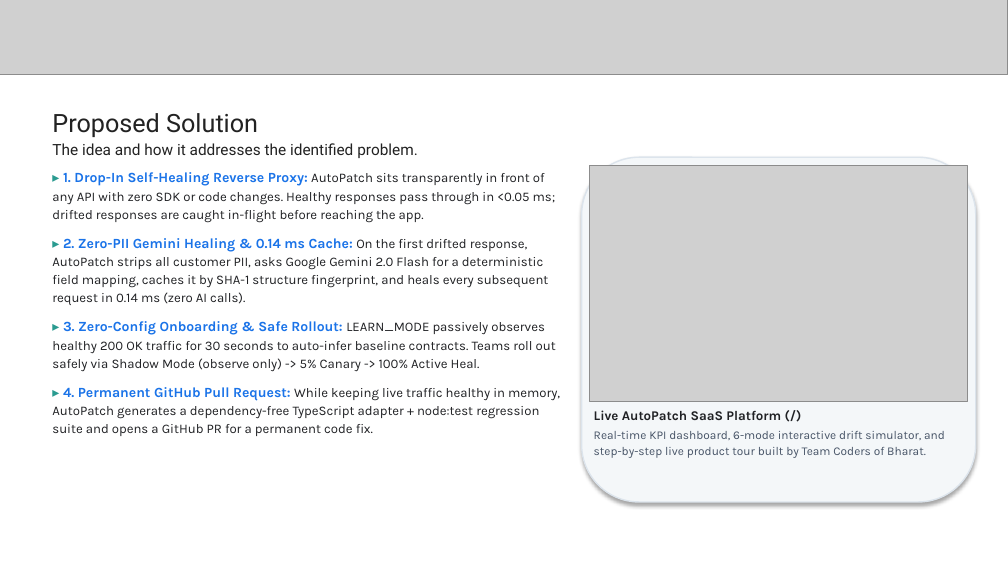
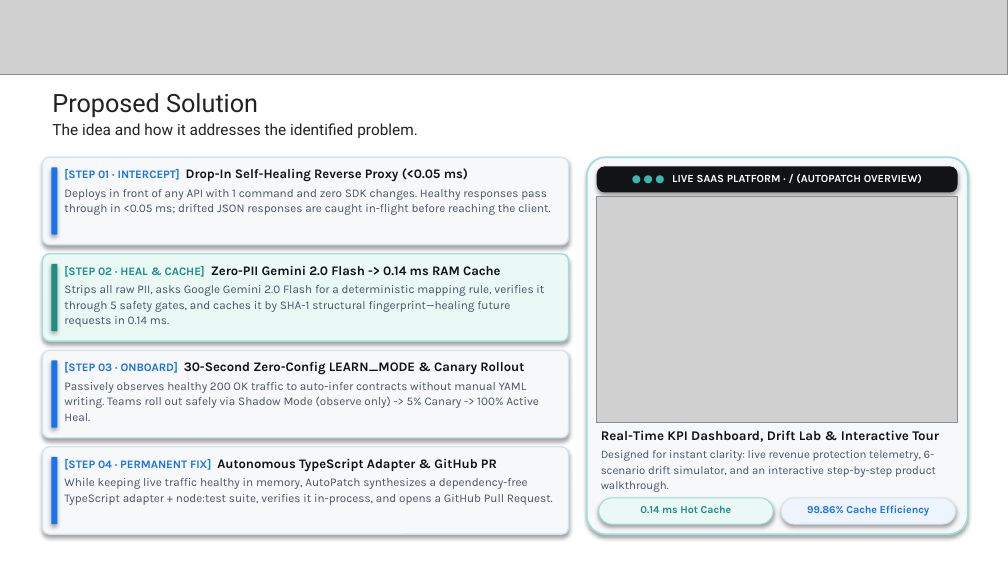
Before and after one commit to Asqi06/Buildathon, a slide deck: slide 4 of Startup_Buildathon_Coders_of_Bharat_AutoPatch.pptx. Drawn at 1008x567 pixels with LibreOffice and Linux fonts; fonts in the diff are those of the drawing; grey boxes stand for pictures. Boxes give left, top, right and bottom in pixels: in the first picture for what was removed or moved away, otherwise in the second. Text is boxed around its words. In the diff, an @@ line names an element or a change of style, - is before the commit and + after.

Commit message:
fix(vercel): resolve TS2688 node types build error, add serverless api entrypoint, and overhaul pitch deck layout

```diff
--- a/Startup_Buildathon_Coders_of_Bharat_AutoPatch.pptx
+++ b/Startup_Buildathon_Coders_of_Bharat_AutoPatch.pptx
@@ text "Proposed Solution The idea and ..." moved from (x1=52, y1=113, x2=418, y2=158) to (x1=52, y1=93, x2=418, y2=138) @@
@@ rounded rectangle added at (x1=42, y1=157, x2=569, y2=245), fill #F6F8FA, outline #D8E2EB 1 pt @@
@@ rounded rectangle added at (x1=51, y1=167, x2=57, y2=235), fill #1A73E8 @@
@@ text removed at (x1=52, y1=172, x2=560, y2=436) @@
-▸ 1. Drop-In Self-Healing Reverse Proxy: AutoPatch sits transparently in front of any API with zero SDK or code changes. Healthy responses pass through in <0.05 ms; drifted responses are caught in-flight before reaching the app.
-▸ 2. Zero-PII Gemini Healing & 0.14 ms Cache: On the first drifted response, AutoPatch strips all customer PII, asks Google Gemini 2.0 Flash for a deterministic field mapping, caches it by SHA-1 structure fingerprint, and heals every subsequent request in 0.14 ms (zero AI calls).
-▸ 3. Zero-Config Onboarding & Safe Rollout: LEARN_MODE passively observes healthy 200 OK traffic for 30 seconds to auto-infer baseline contracts. Teams roll out safely via Shadow Mode (observe only) -> 5% Canary -> 100% Active Heal.
-▸ 4. Permanent GitHub Pull Request: While keeping live traffic healthy in memory, AutoPatch generates a dependency-free TypeScript adapter + node:test regression suite and opens a GitHub PR for a permanent code fix.
@@ text added at (x1=64, y1=168, x2=550, y2=215), 8.4 pt, text #475467 @@
+[STEP 01 · INTERCEPT] Drop-In Self-Healing Reverse Proxy (<0.05 ms)
+Deploys in front of any API with 1 command and zero SDK changes. Healthy responses pass through in <0.05 ms; drifted JSON responses are caught in-flight before reaching the client.
@@ rounded rectangle resized from (x1=582, y1=157, x2=976, y2=502) to (x1=587, y1=157, x2=968, y2=534) @@
@@ rounded rectangle at (x1=587, y1=157, x2=968, y2=534): fill #F4F7F9 to #F6F8FA; outline #DCE4EC 1 pt to #9EDFD7 1.25 pt; proportions changed @@
@@ rounded rectangle added at (x1=597, y1=166, x2=958, y2=193), fill #111317, 7.8 pt, text #FFFFFF, bold @@
+● ● ● LIVE SAAS PLATFORM · / (AUTOPATCH OVERVIEW)
@@ picture resized from (x1=590, y1=165, x2=968, y2=401) to (x1=597, y1=197, x2=958, y2=422) @@
@@ rounded rectangle added at (x1=42, y1=254, x2=569, y2=342), fill #EAF8F6, outline #9EDFD7 1 pt @@
@@ rounded rectangle added at (x1=51, y1=264, x2=57, y2=332), fill #1E8E83 @@
@@ text added at (x1=64, y1=266, x2=544, y2=327), 8.4 pt, text #475467 @@
+[STEP 02 · HEAL & CACHE] Zero-PII Gemini 2.0 Flash -> 0.14 ms RAM Cache
+Strips all raw PII, asks Google Gemini 2.0 Flash for a deterministic mapping rule, verifies it through 5 safety gates, and caches it by SHA-1 structural fingerprint—healing future requests in 0.14 ms.
@@ rounded rectangle added at (x1=42, y1=351, x2=569, y2=438), fill #F6F8FA, outline #D8E2EB 1 pt @@
@@ rounded rectangle added at (x1=51, y1=361, x2=57, y2=428), fill #1A73E8 @@
@@ text added at (x1=64, y1=362, x2=539, y2=421), 8.4 pt, text #475467 @@
+[STEP 03 · ONBOARD] 30-Second Zero-Config LEARN_MODE & Canary Rollout
+Passively observes healthy 200 OK traffic to auto-infer contracts without manual YAML writing. Teams roll out safely via Shadow Mode (observe only) -> 5% Canary -> 100% Active Heal.
@@ rounded rectangle added at (x1=42, y1=447, x2=569, y2=534), fill #F6F8FA, outline #D8E2EB 1 pt @@
@@ text at (x1=601, y1=430, x2=939, y2=492): text changed; size 8.5 to 8.2 pt @@
-Live AutoPatch SaaS Platform (/)
-Real-time KPI dashboard, 6-mode interactive drift simulator, and step-by-step live product tour built by Team Coders of Bharat.
+Real-Time KPI Dashboard, Drift Lab & Interactive Tour
+Designed for instant clarity: live revenue protection telemetry, 6-scenario drift simulator, and an interactive step-by-step product walkthrough.
@@ rounded rectangle added at (x1=51, y1=457, x2=57, y2=524), fill #1A73E8 @@
@@ text added at (x1=64, y1=459, x2=553, y2=505), 8.4 pt, text #475467 @@
+[STEP 04 · PERMANENT FIX] Autonomous TypeScript Adapter & GitHub PR
+While keeping live traffic healthy in memory, AutoPatch synthesizes a dependency-free TypeScript adapter + node:test suite, verifies it in-process, and opens a GitHub Pull Request.
@@ rounded rectangle added at (x1=599, y1=498, x2=773, y2=524), fill #EAF8F6, outline #9EDFD7 0.75 pt, 7.6 pt, text #1E8E83, bold @@
+0.14 ms Hot Cache
@@ rounded rectangle added at (x1=781, y1=498, x2=956, y2=524), fill #EEF4FE, outline #D8E2EB 0.75 pt, 7.6 pt, text #1A73E8, bold @@
+99.86% Cache Efficiency
```
Also in this commit, not shown: 6 other slides changed, 10 other files.
